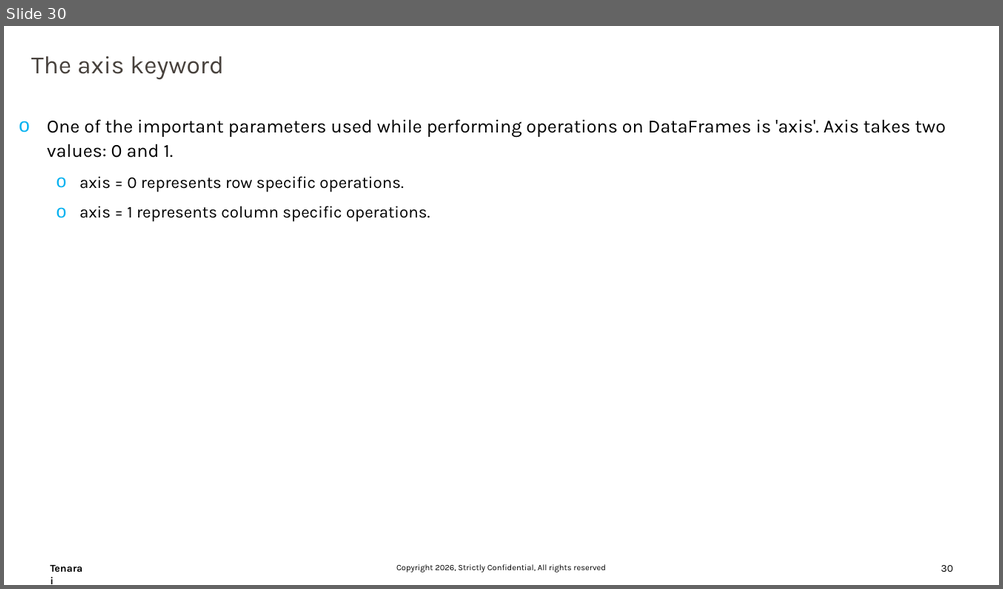
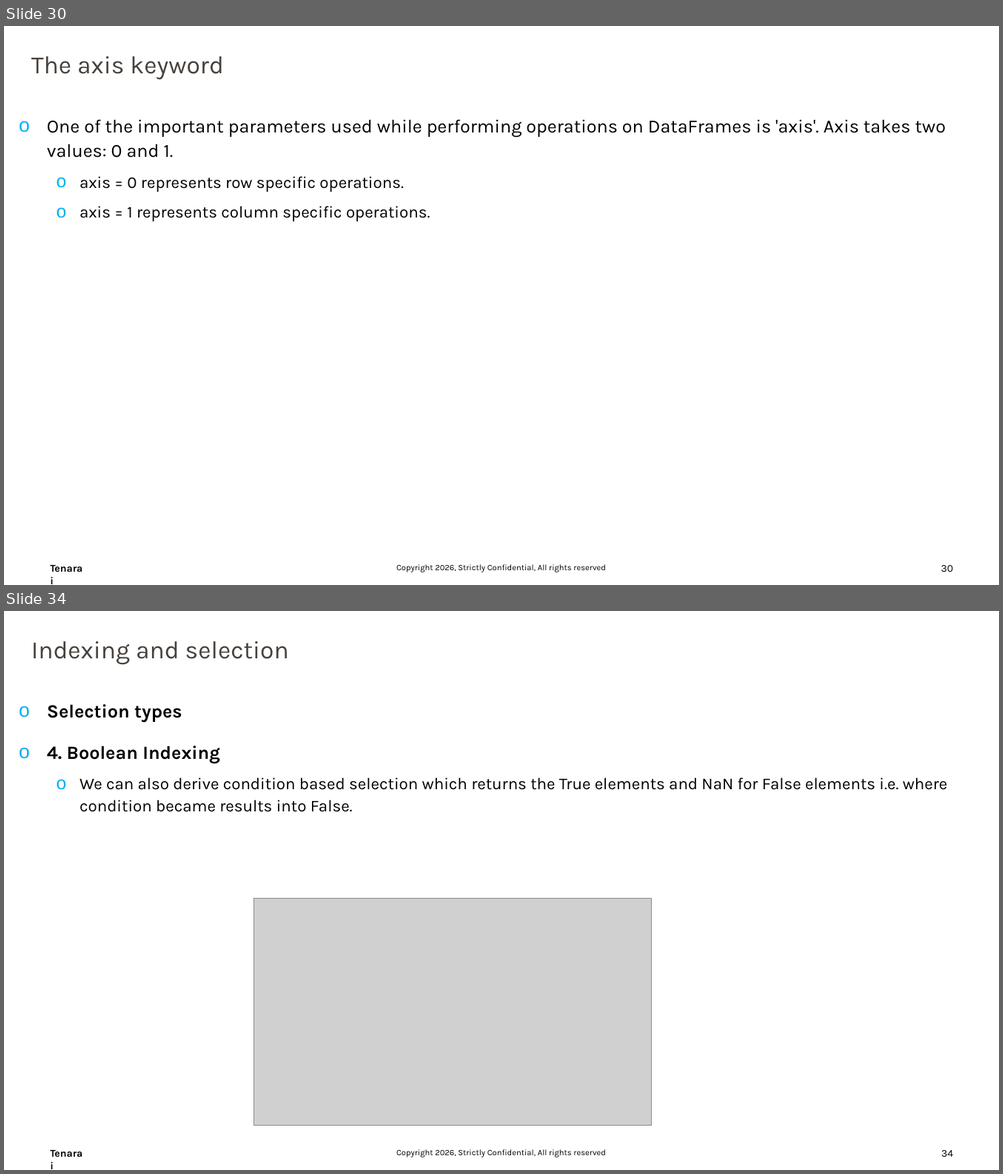
Before and after one commit to trivedi-ashutosh2013/Training_Content, a slide deck: Numpy/DataScience_Part02.pptx. Shown one above the other, each under a label of ours: slide 30 before the commit, slides 30 and 34 after it; the slides between them are not shown. The pictures are 1003x589 and 1003x1174 pixels, drawn with LibreOffice and Linux fonts; fonts in the diff are those of the drawing; grey boxes stand for pictures; background and template pictures are left out. Boxes give left, top, right and bottom in pixels: in the first picture for what was removed or moved away, otherwise in the second. Text is boxed around its words. In the diff, an @@ line names an element or a change of style, - is before the commit and + after.

```diff
--- a/Numpy/DataScience_Part02.pptx
+++ b/Numpy/DataScience_Part02.pptx
@@ slide 34 added at (4, 611, 999, 1170), background #FFFFFF; not listed: 3 template elements that a slide beside it also shows @@
@@ text added at (31, 641, 289, 665), 24 pt, text #47413C @@
+Indexing and selection
@@ text added at (47, 704, 948, 812), 16 pt, text #000000 @@
+o Selection types
+o 4. Boolean Indexing
+  o We can also derive condition based selection which returns the True elements and NaN for False elements i.e. where condition became results into False.
@@ picture added at (254, 898, 652, 1126) @@
```
Also in this commit, not shown: 8 other slides added, 1 slide removed.
